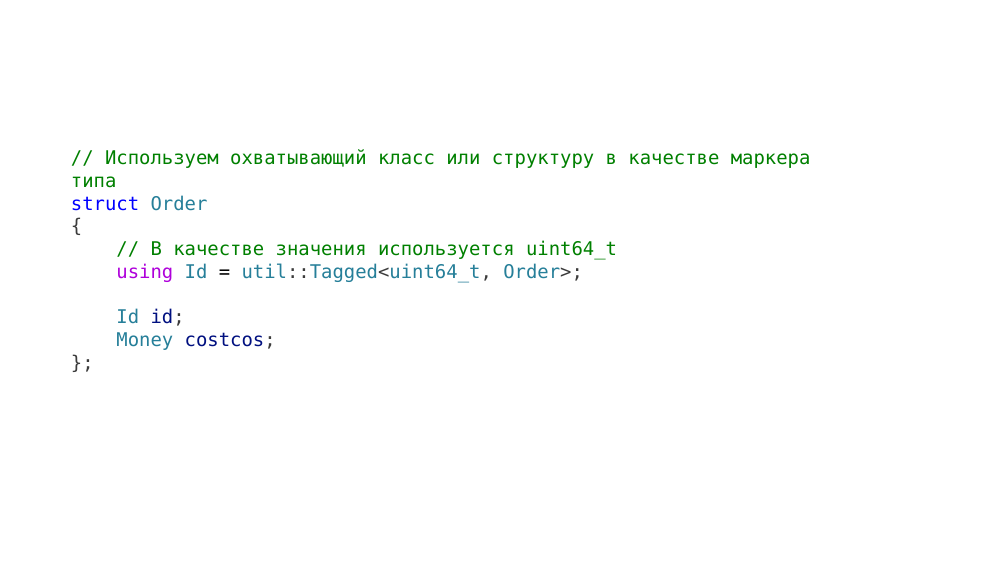
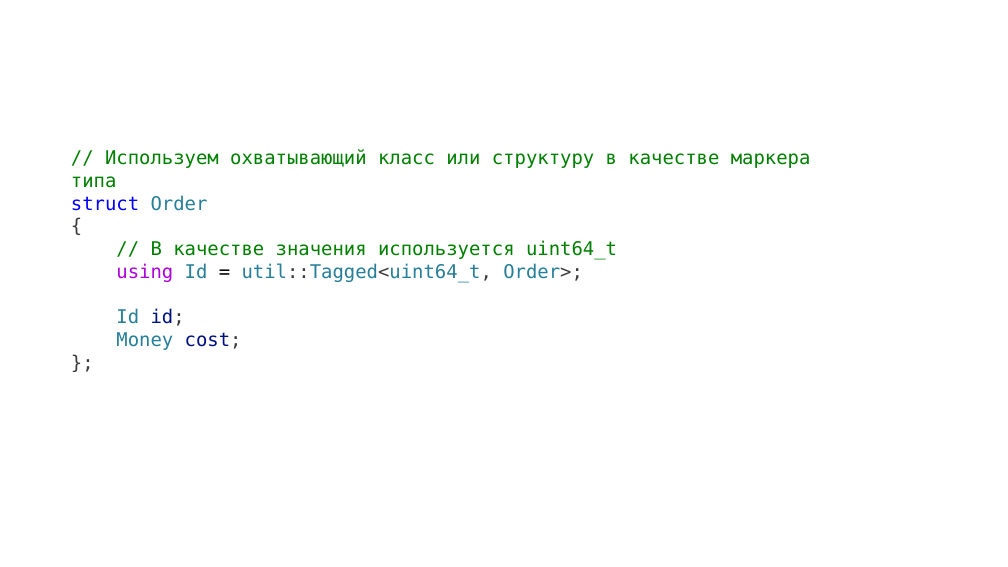
Before and after one commit to alexey-malov/oop, a slide deck: slide 69 of lectures/04/Дружественные функции и классы. Перегрузка операций.pptx. Drawn at 1008x567 pixels with LibreOffice and Linux fonts; fonts in the diff are those of the drawing. Boxes give left, top, right and bottom in pixels: in the first picture for what was removed or moved away, otherwise in the second. Text is boxed around its words. In the diff, an @@ line names an element or a change of style, - is before the commit and + after.

```diff
--- a/lectures/04/Дружественные функции и классы. Перегрузка операций.pptx
+++ b/lectures/04/Дружественные функции и классы. Перегрузка операций.pptx
@@ text at box(116, 332, 242, 350): text changed; text colour #001080 to #267F99 @@
-Money costcos;
+Money cost;
```
Also in this commit, not shown: 1 other slide changed.
